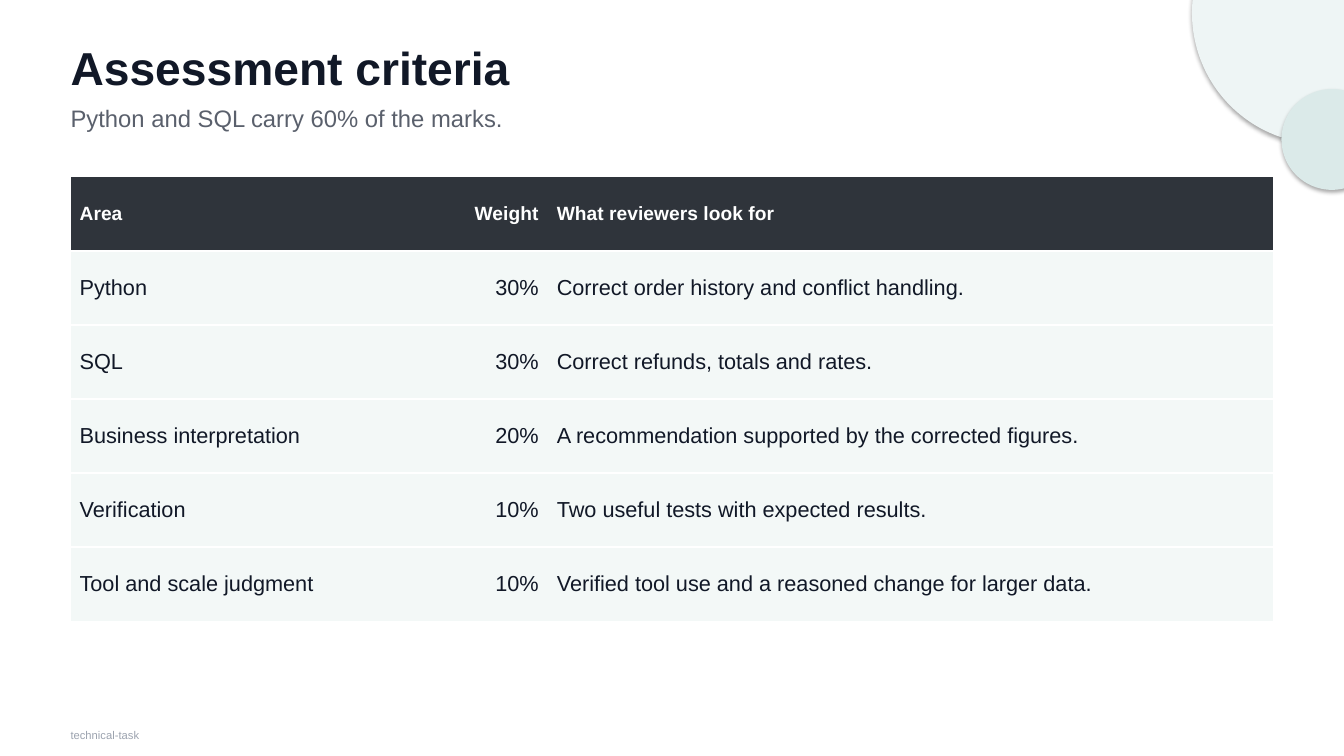
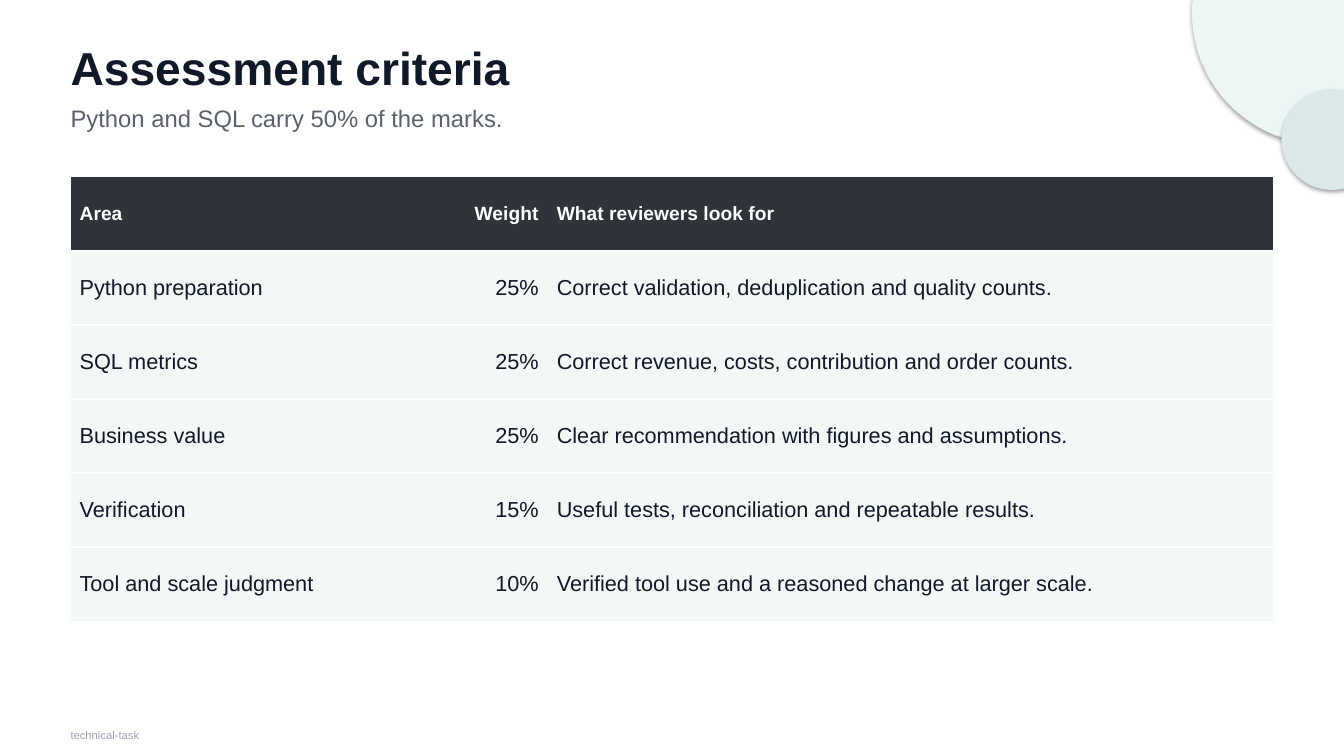
Before and after one commit to Jasonada13/ai-solutions-intern-task, a slide deck: slide 4 of docs/technical-task.pptx. Drawn at 1344x756 pixels with LibreOffice and Linux fonts; fonts in the diff are those of the drawing. Boxes give left, top, right and bottom in pixels: in the first picture for what was removed or moved away, otherwise in the second. Text is boxed around its words. In the diff, an @@ line names an element or a change of style, - is before the commit and + after.

```diff
--- a/docs/technical-task.pptx
+++ b/docs/technical-task.pptx
@@ text at (71,109,502,132): text changed @@
-Python and SQL carry 60% of the marks.
+Python and SQL carry 50% of the marks.
@@ table at (71,177,1274,621) @@
-row 2: Python | 30% | Correct order history and conflict handling.
+row 2: Python preparation | 25% | Correct validation, deduplication and quality counts.
-row 3: SQL | 30% | Correct refunds, totals and rates.
+row 3: SQL metrics | 25% | Correct revenue, costs, contribution and order counts.
-row 4: Business interpretation | 20% | A recommendation supported by the corrected figures.
+row 4: Business value | 25% | Clear recommendation with figures and assumptions.
-row 5, column 2: 10%
+row 5, column 2: 15%
-row 5, column 3: Two useful tests with expected results.
+row 5, column 3: Useful tests, reconciliation and repeatable results.
-row 6, column 3: Verified tool use and a reasoned change for larger data.
+row 6, column 3: Verified tool use and a reasoned change at larger scale.
```
Also in this commit, not shown: 4 other slides changed, 1 slide added, 1 slide removed, 17 other files.
